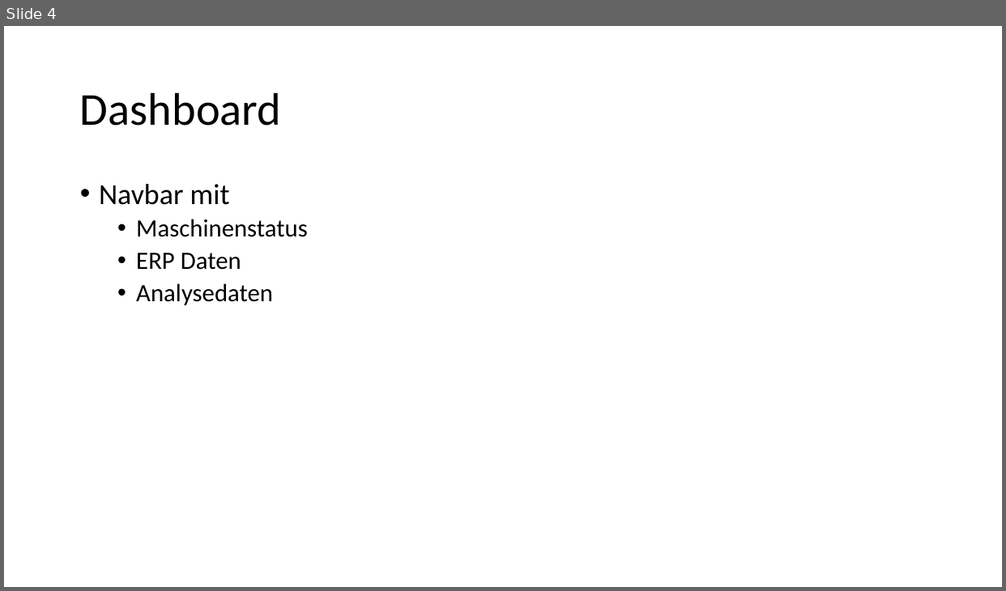
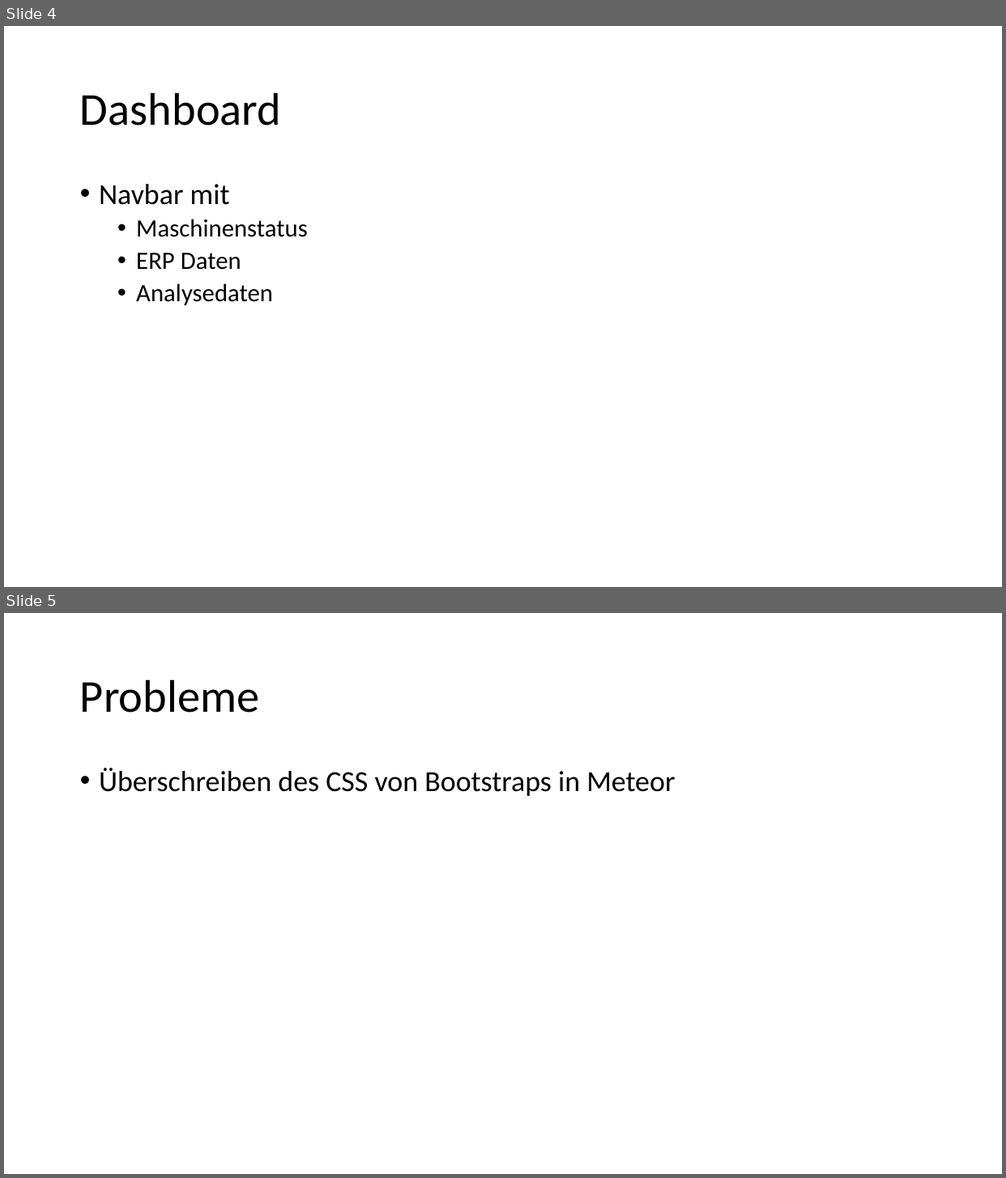
Before and after one commit to buegeleisen/dhbw_14sea_projekt, a slide deck: UI/UI_Portfolio.pptx. Shown one above the other, each under a label of ours: slide 4 before the commit, slides 4 and 5 after it. The pictures are 1006x591 and 1006x1178 pixels, drawn with LibreOffice and Linux fonts; fonts in the diff are those of the drawing. Boxes give left, top, right and bottom in pixels: in the first picture for what was removed or moved away, otherwise in the second. Text is boxed around its words. In the diff, an @@ line names an element or a change of style, - is before the commit and + after.

```diff
--- a/UI/UI_Portfolio.pptx
+++ b/UI/UI_Portfolio.pptx
@@ slide 5 added at (4, 613, 1002, 1174), background #FFFFFF @@
@@ title added at (80, 679, 259, 713), 44 pt, text #000000 @@
+Probleme
@@ text added at (99, 768, 675, 796), 28 pt, text #000000 @@
+• Überschreiben des CSS von Bootstraps in Meteor
```
Also in this commit, not shown: 42 other files.
